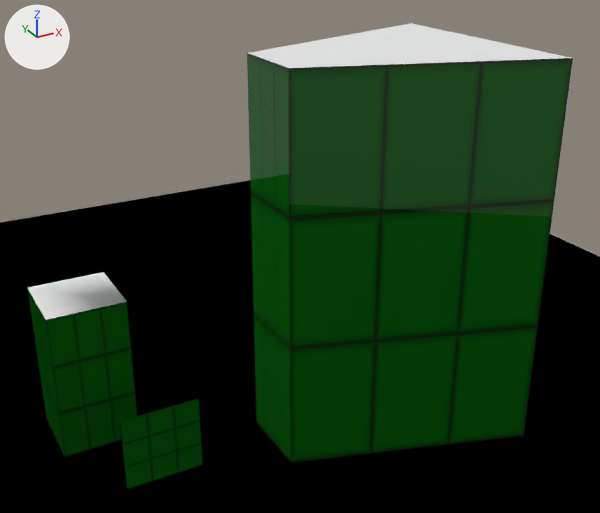
Two versions of the OBJ model 3D_scenes/building.obj, one commit apart.
Camera for both pictures: a 50 mm lens placed at (-5.16, -16.33, 13.35), pointed at (3.96, 0.27, 5.05). The axes (+X, +Y, +Z) are drawn at upper left. The lights are the same throughout. Where no turn or scale is listed for an object, it has been applied to the vertices. Vertices at the same position are counted once.

Names of what the first picture shows: 'New object', 'New object.001', 'Untitled', 'Untitled.001'.
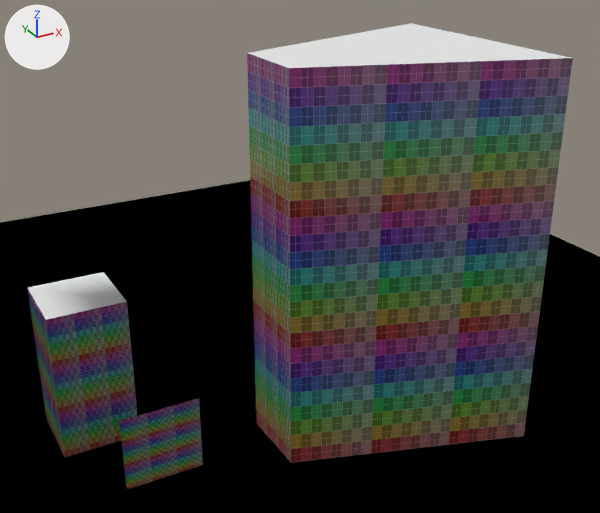
Patch to the scene script:
```diff
--- a/3D_scenes/building.obj.py
+++ b/3D_scenes/building.obj.py
@@ img_colored_png @@
+img_colored_png = load_image('colored.png', 'colored.png', 512, 512, 'sRGB')
@@ mat_tile @@
 mat_tile = principled_material('tile')
-mat_tile.texture = img_texture_png
+mat_tile.texture = img_colored_png
 mat_tile.roughness = 0.0
@@ me_new_object @@
 me_new_object.from_pydata(...)  # 48 vertices, 38 faces; spans x 3.0..9.0, y -3.0..3.0, z 0.0..10.0
 # used by ob_new_object; location = (0.0, 0.0, 0.0)
+# me_new_object part 1: texture (UV) coordinates of 37 of 38 faces, centred in x 3.0..9.0, y -2.67..2.67, z 1.67..10.0, changed; they spanned u 0.0..1.0, v 0.0..1.0 and now span u 0.0..1.0, v 0.0..1.0
 me_new_object.materials.append(mat_building)
```

What differs and where, as boxes (x1, y1, x2, y2) in the pictures (600 x 513 px):
'New object', surface changed: (247, 52, 573, 463) in both
'Untitled.001', surface changed: (27, 288, 138, 457) in both
'New object.001', surface changed: (120, 398, 203, 489) in both
part 1 of me_new_object, surface changed: (247, 23, 573, 463) in both
